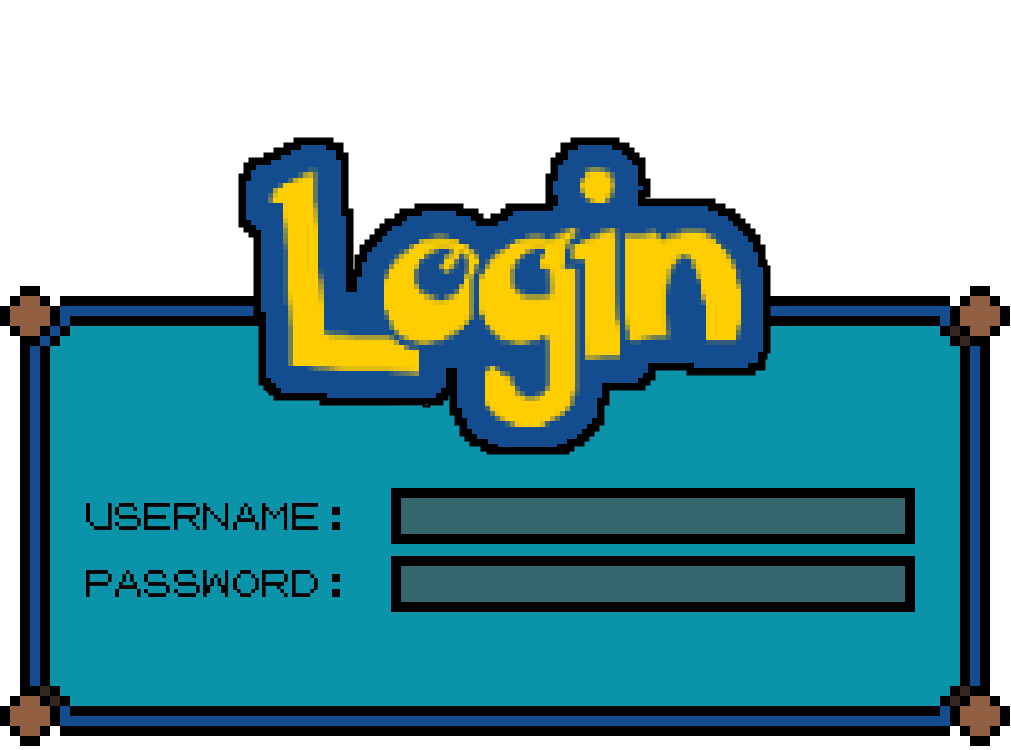
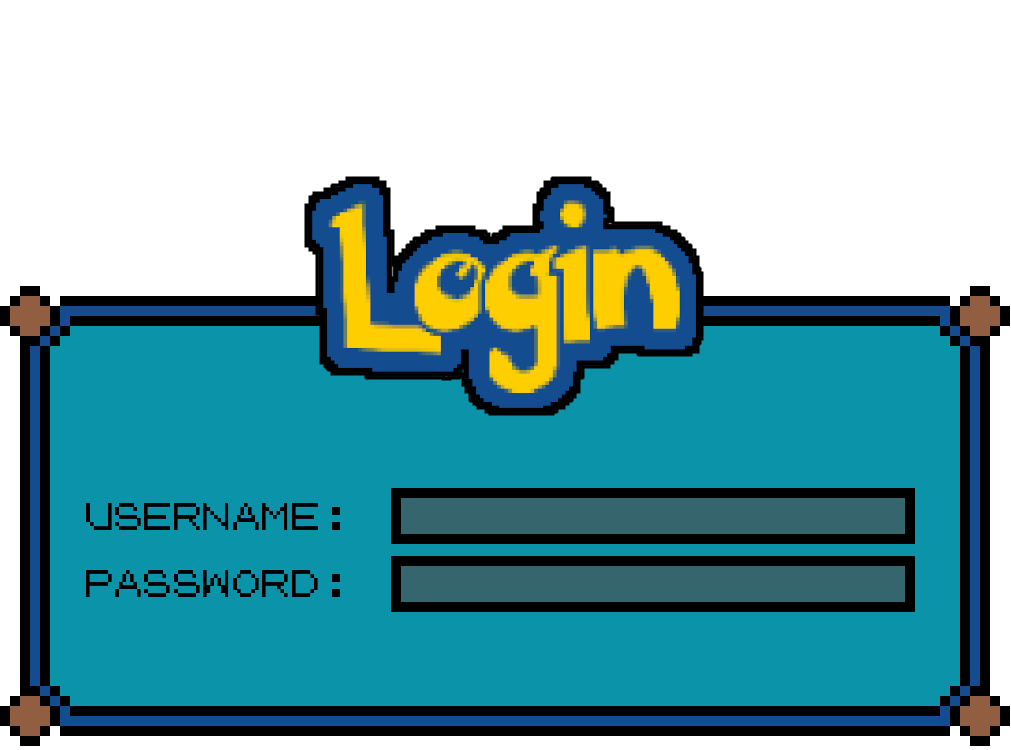
Comparing the layer stacks of the two 1011x750 images. Changes:
added layer "LOGIN copy" above "LOGIN" over [304, 176, 704, 416]
painted on "LOGIN" over [238, 137, 771, 455]
painted on "Pasted Layer" over [40, 326, 970, 706]
